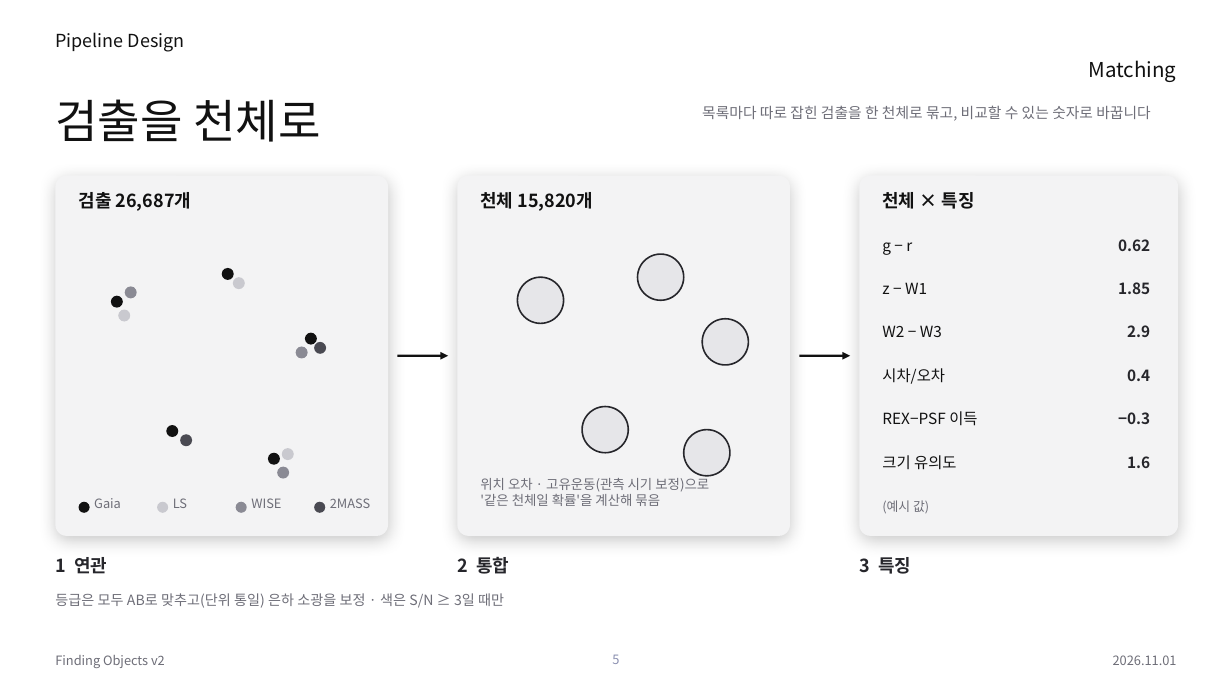
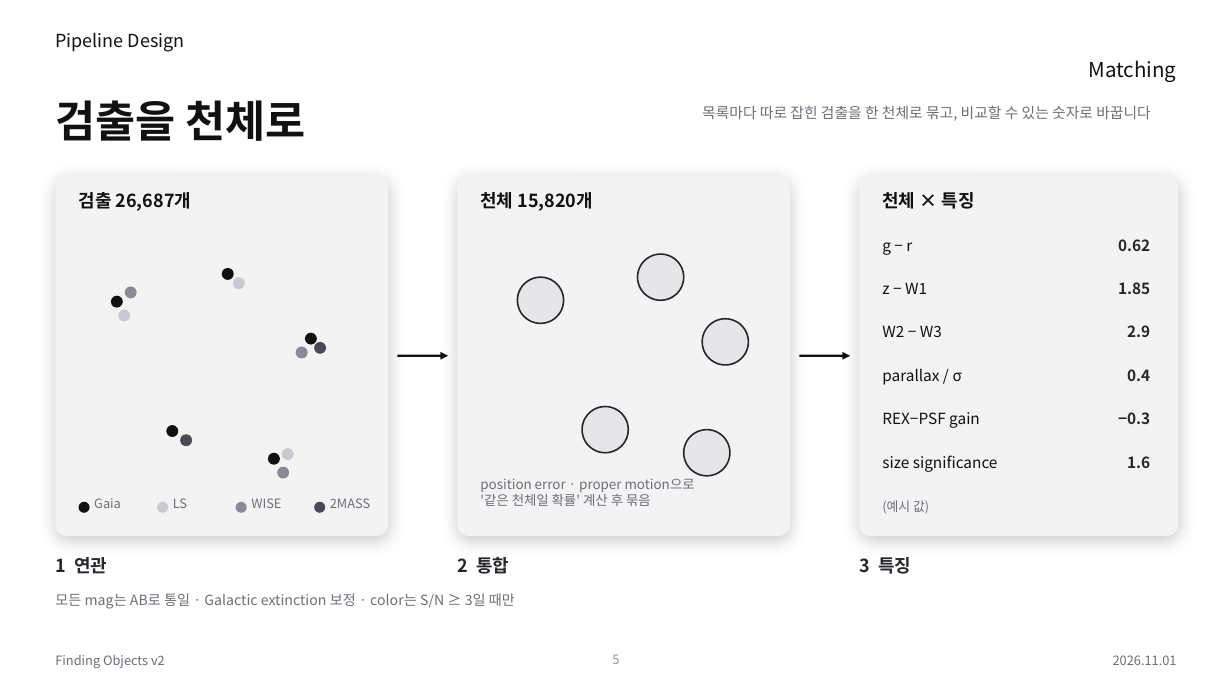
Before and after one commit to Pinchpeach/Finding_objects, a slide deck: slide 5 of v2/document/PIPELINE_STACK_v2.44.0.pptx. Drawn at 1232x693 pixels with LibreOffice and Linux fonts; fonts in the diff are those of the drawing. Boxes give left, top, right and bottom in pixels: in the first picture for what was removed or moved away, otherwise in the second. Text is boxed around its words. In the diff, an @@ line names an element or a change of style, - is before the commit and + after.

```diff
--- a/v2/document/PIPELINE_STACK_v2.44.0.pptx
+++ b/v2/document/PIPELINE_STACK_v2.44.0.pptx
@@ title "검출을 천체로" at [55,100,306,141]: size 36 to 34 pt, bold on @@
@@ text at [882,368,962,385]: text changed @@
-시차/오차
+parallax / σ
@@ text at [882,412,980,428]: text changed @@
-REX−PSF 이득
+REX−PSF gain
@@ text at [480,478,695,506]: text changed @@
-위치 오차 · 고유운동(관측 시기 보정)으로
-'같은 천체일 확률'을 계산해 묶음
+position error · proper motion으로
+'같은 천체일 확률' 계산 후 묶음
@@ text at [882,455,998,472]: text changed @@
-크기 유의도
+size significance
@@ text at [55,593,515,609]: text changed @@
-등급은 모두 AB로 맞추고(단위 통일) 은하 소광을 보정 · 색은 S/N ≥ 3일 때만
+모든 mag는 AB로 통일 · Galactic extinction 보정 · color는 S/N ≥ 3일 때만
```
Also in this commit, not shown: 11 other slides changed, 1 other file.
